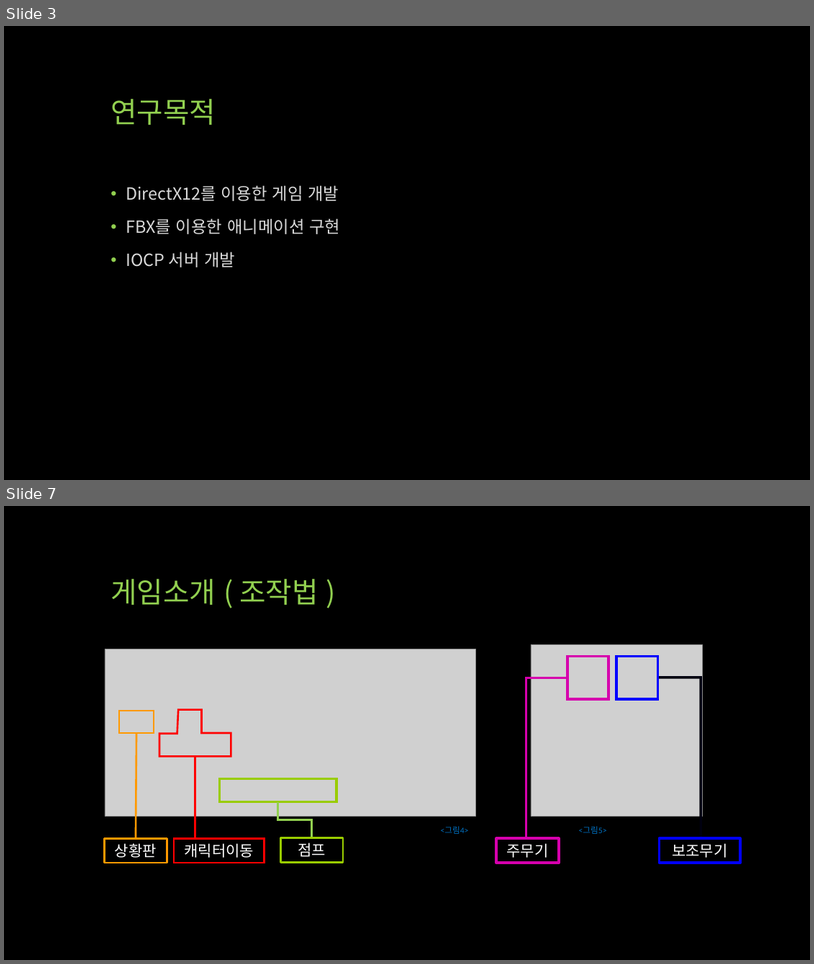
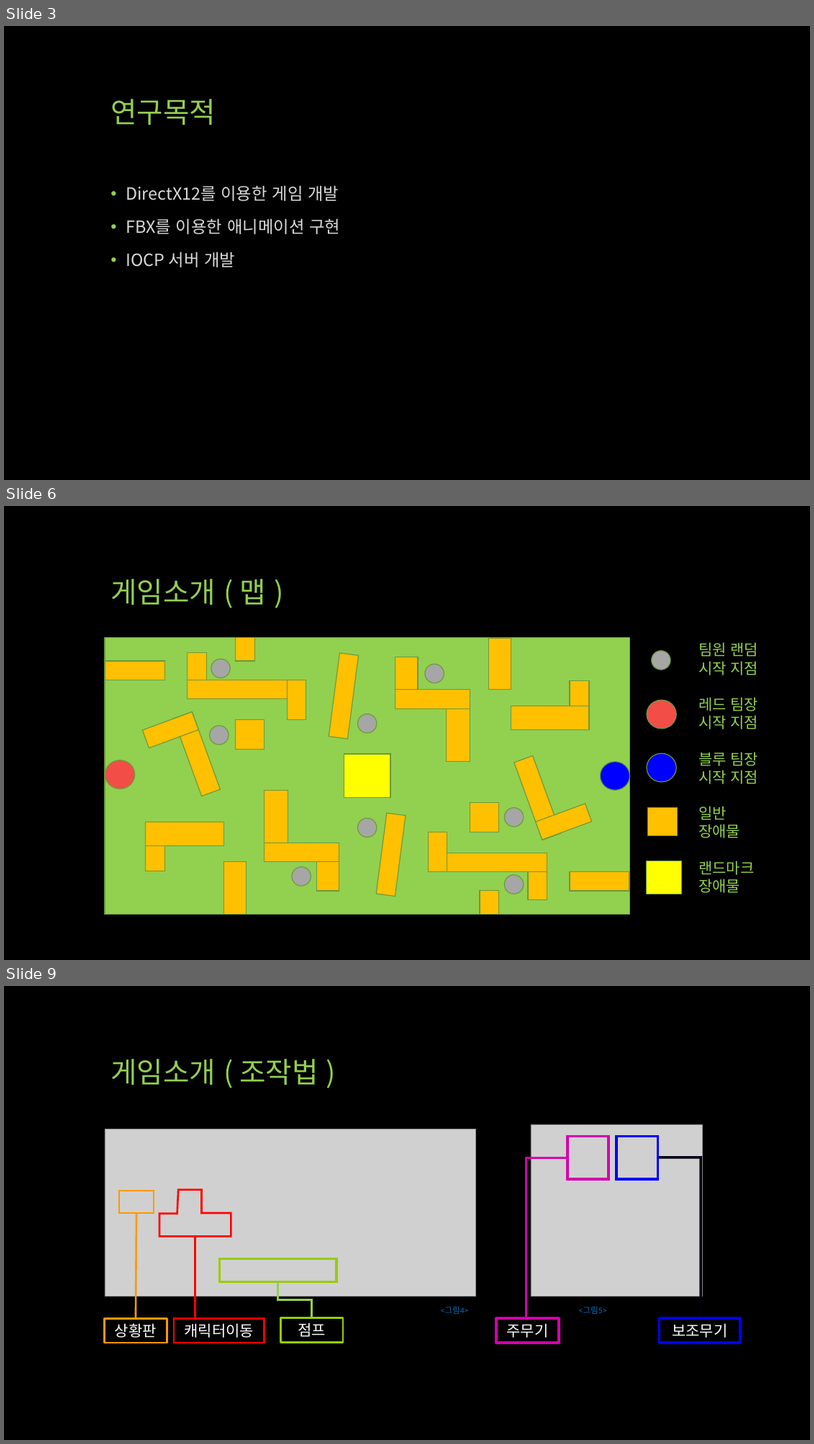
Before and after one commit to qwert830/SP, a slide deck: 기획/UTB (Unknown Team Battle).pptx. Shown one above the other, each under a label of ours: slides 3 and 7 before the commit, slides 3, 6 and 9 after it; the slides between them are not shown. The pictures are 814x964 and 814x1444 pixels, drawn with LibreOffice and Linux fonts; fonts in the diff are those of the drawing; grey boxes stand for pictures. Boxes give left, top, right and bottom in pixels: in the first picture for what was removed or moved away, otherwise in the second. Text is boxed around its words. In the diff, an @@ line names an element or a change of style, - is before the commit and + after.

```diff
--- a/기획/UTB (Unknown Team Battle).pptx
+++ b/기획/UTB (Unknown Team Battle).pptx
@@ slide 6 added at [4,506,810,960], background #000000 @@
@@ title added at [111,579,266,605], 34 pt, text #92D050 @@
+게임소개 ( 맵 )
@@ ellipse added at [652,651,671,669], fill #A6A6A6, outline #6C9A3B 1 pt @@
@@ text added at [699,642,759,893], 18 pt, text #92D050 @@
+팀원 랜덤
+시작 지점
+레드 팀장 시작 지점
+블루 팀장 시작 지점
+일반
+장애물
+랜드마크
+장애물
@@ ellipse added at [647,700,676,728], fill #F34D47, outline #6C9A3B 1 pt @@
@@ group added at [105,638,630,914]: 32 rectangles, 10 ellipses @@
@@ ellipse added at [647,754,676,782], fill #0000FF, outline #6C9A3B 1 pt @@
@@ rectangle added at [648,807,678,836], fill #FFC000, outline #6C9A3B 1 pt @@
@@ rectangle added at [647,860,682,894], fill #FFFF00, outline #6C9A3B 1 pt @@
@@ what was slide 7 is now slide 9 @@
```
Also in this commit, not shown: 6 slides changed, 2 other slides added, 2 slides removed, 36 other files.
